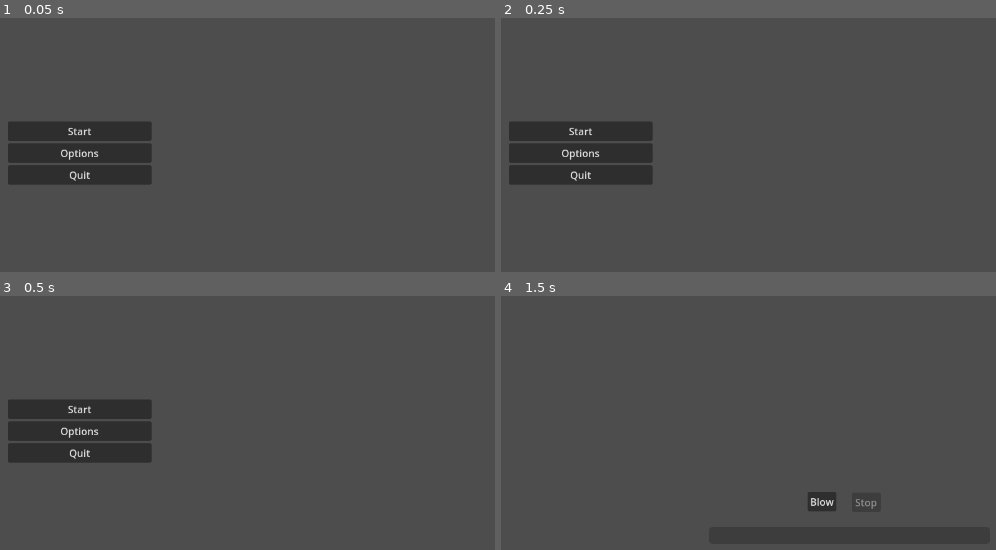
Above: before the commit, frames 1-4 (two rows, left to right).
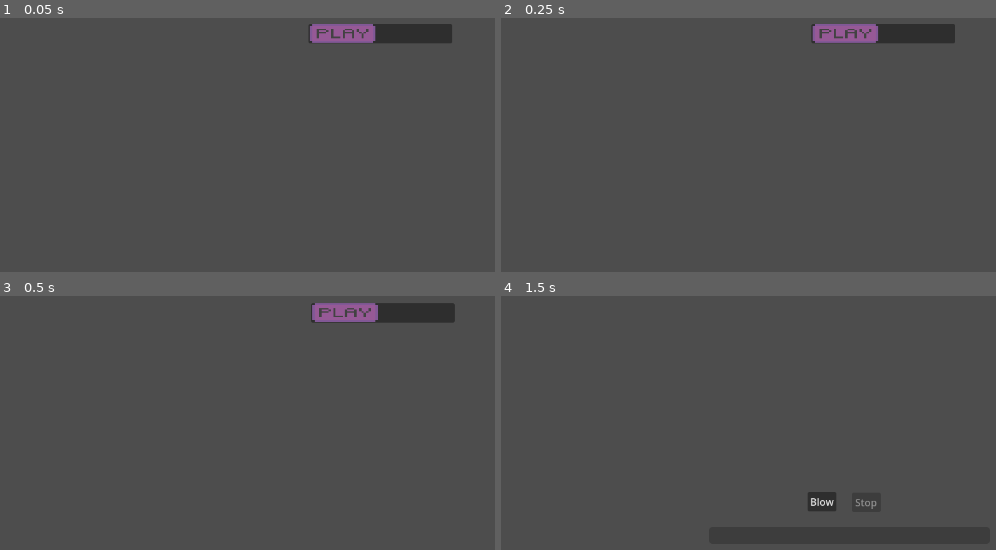
Above: after the commit, the same moments.

Repository: Topech/gamejam2025
Game: Godot game, scene res://main.tscn
The game is run twice, just before and just after one commit, with the same random seed, the same clock (stepped at 60 frames per second) and the same inputs.
Inputs (mouse positions are in pixels of both pictures, inside the frame that each line leads up to):
- Up to frame 1 (0.05 s): no input
- Up to frame 2 (0.25 s): no input
- Up to frame 3 (0.5 s): no input
- Up to frame 4 (1.5 s): click (580, 430) at 0.5 s, where only the run before the commit has a clickable "Options"; click "Start" (after the commit: "This button starts the game!") at 1.25 s

The runs differ from the first frame. In frame 1, 8.4% of the frame differs, in the area x 1-92%, y 2-66%; in frame 2, 8.4%; in frame 3, 8.4%; in frame 4, nothing differs.

Commit message:
START BUTTON MOVES

Diff:
--- a/button.tscn
+++ b/button.tscn
@@ -1,7 +1,8 @@
-[gd_scene load_steps=3 format=3 uid="uid://c6a6sgpnvrubx"]
+[gd_scene load_steps=4 format=3 uid="uid://c6a6sgpnvrubx"]
 
 [ext_resource type="Script" path="res://button.gd" id="1_6syls"]
 [ext_resource type="Script" path="res://start_button.gd" id="2_d5gbx"]
+[ext_resource type="Texture2D" uid="uid://degcmku0mhc20" path="res://Assets/Buttons/MainMenu/Play_2.png" id="3_mvdgq"]
 
 [node name="Control" type="Control"]
 layout_mode = 3
@@ -17,15 +18,15 @@
 anchors_preset = 2
 anchor_top = 1.0
 anchor_bottom = 1.0
-offset_left = 27.0
-offset_top = -332.0
-offset_right = 257.0
-offset_bottom = -25.0
+offset_left = 507.0
+offset_top = -488.0
+offset_right = 737.0
+offset_bottom = -181.0
 grow_vertical = 0
 
 [node name="StartButton" type="Button" parent="Menu"]
 layout_mode = 2
-text = "Start"
+text = " "
 script = ExtResource("2_d5gbx")
 
 [node name="StartButtonTooltip" type="RichTextLabel" parent="Menu/StartButton"]
@@ -36,15 +37,13 @@
 offset_bottom = 22.0
 text = "This button starts the game!"
 
-[node name="OptionsButton" type="Button" parent="Menu"]
-layout_mode = 2
-text = "Options"
-
-[node name="QuitButton" type="Button" parent="Menu"]
-layout_mode = 2
-text = "Quit"
+[node name="TextureRect" type="TextureRect" parent="Menu/StartButton"]
+layout_mode = 0
+offset_left = 2.0
+offset_right = 107.0
+offset_bottom = 30.0
+texture = ExtResource("3_mvdgq")
 
 [connection signal="mouse_entered" from="Menu/StartButton" to="." method="_on_start_button_mouse_entered"]
 [connection signal="mouse_exited" from="Menu/StartButton" to="." method="_on_start_button_mouse_exited"]
 [connection signal="pressed" from="Menu/StartButton" to="." method="_on_start_button_pressed"]
-[connection signal="pressed" from="Menu/OptionsButton" to="." method="_on_options_button_pressed"]
--- a/main.gd
+++ b/main.gd
@@ -4,8 +4,3 @@
 # Called when the node enters the scene tree for the first time.
 func _ready() -> void:
 	get_tree().change_scene_to_file("res://button.tscn")
-
-
-# Called every frame. 'delta' is the elapsed time since the previous frame.
-func _process(delta: float) -> void:
-	pass
--- a/start_button.gd
+++ b/start_button.gd
@@ -1,5 +1,8 @@
 extends Button
 
+var speed = 0.25
+var n = 0
+var x = 20
 
 # Called when the node enters the scene tree for the first time.
 func _ready() -> void:
@@ -7,5 +10,19 @@
 
 
 # Called every frame. 'delta' is the elapsed time since the previous frame.
-#func _process(delta: float) -> void:
-#	pass
+func _process(_delta: float) -> void:
+
+	if (n >= 0 && n < (1 * x)):
+		position += Vector2.RIGHT * speed
+		n += 1
+	elif (n >= (1 * x) && n < (2 * x)):
+		position += Vector2.DOWN * speed
+		n += 1
+	elif (n >= (2 * x) && n < (3 * x)):
+		position += Vector2.LEFT * speed
+		n += 1
+	elif (n >= (3 * x) && n < (4 * x)):
+		position += Vector2.UP * speed
+		n += 1
+	elif n >= 4 * x:
+		n = 0
